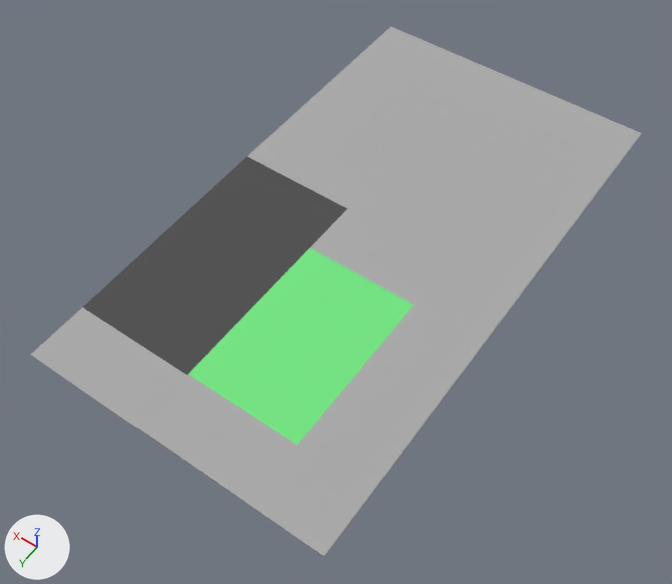
The FBX model Vida Recia/Assets/Modelos/Edificios/Viviendas/PisoViviendas.fbx as it was, and as the next commit left it.
Before and after are seen from a camera (50 mm lens) standing at (-20.5, 32.8, 42.6) and looking at (-0.2, 4.3, -2.1). Lighting does not change. The marker at lower left points along +X, +Y and +Z. The older version comes first. Where no turn or scale is listed for an object, it has been applied to the vertices.

Objects in the first picture: 'CasaPiso'.
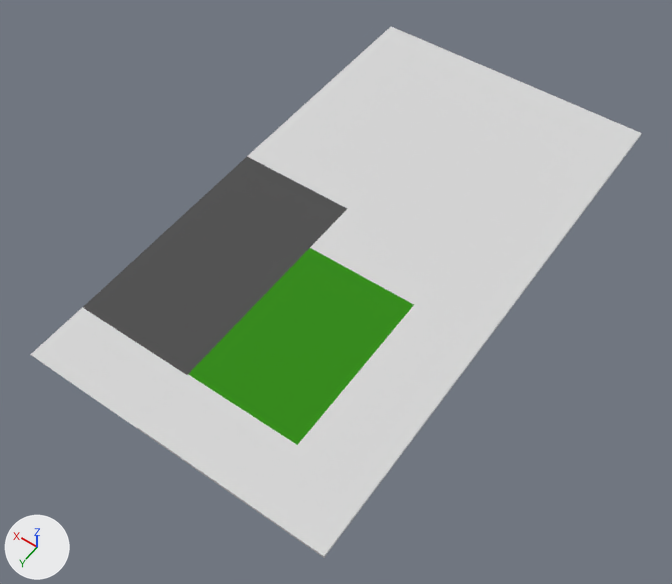
The change in detail:
Material 'Cemento' (mat_cemento) changes colour from grey #ababab to light grey #d8d8d8; in linear values from (0.408, 0.408, 0.408) to (0.689, 0.689, 0.689).
Material 'Pasto' (mat_pasto) changes colour from green #74e783 to green #2d8b00; in linear values from (0.176, 0.8, 0.228) to (0.0267, 0.257, 0.0).

Location of each change, (x1, y1, x2, y2) in pixels of the pictures (672 x 584 px):
'CasaPiso', recoloured (grey to light grey): (30, 27, 642, 557) in both
